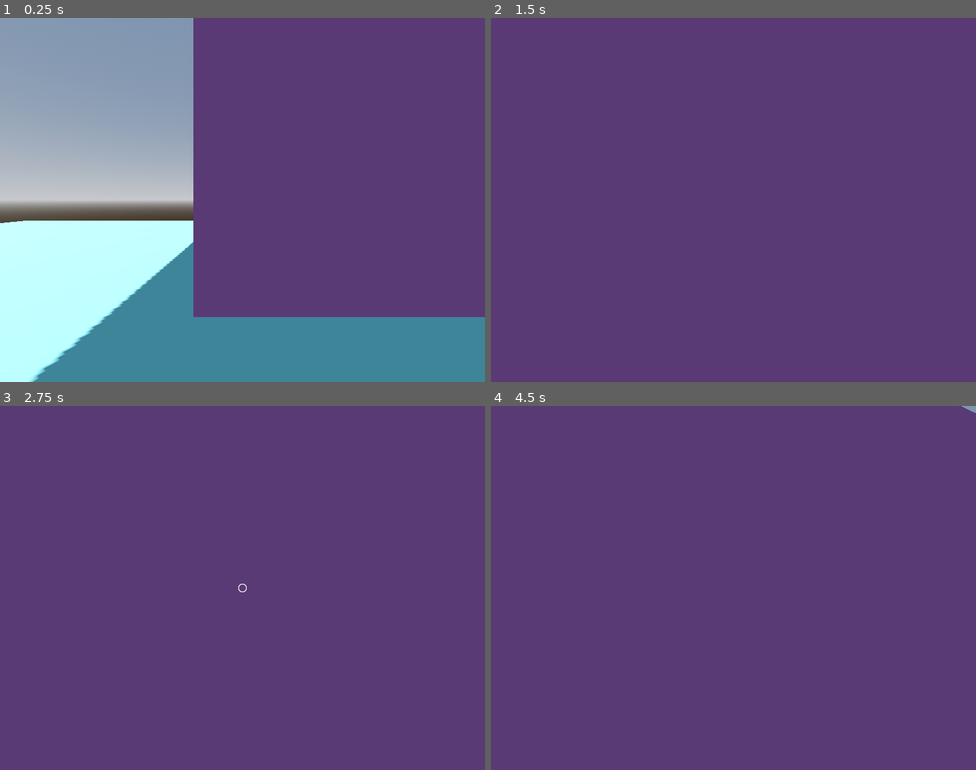
Above: before the commit, frames 1-4 (two rows, left to right).
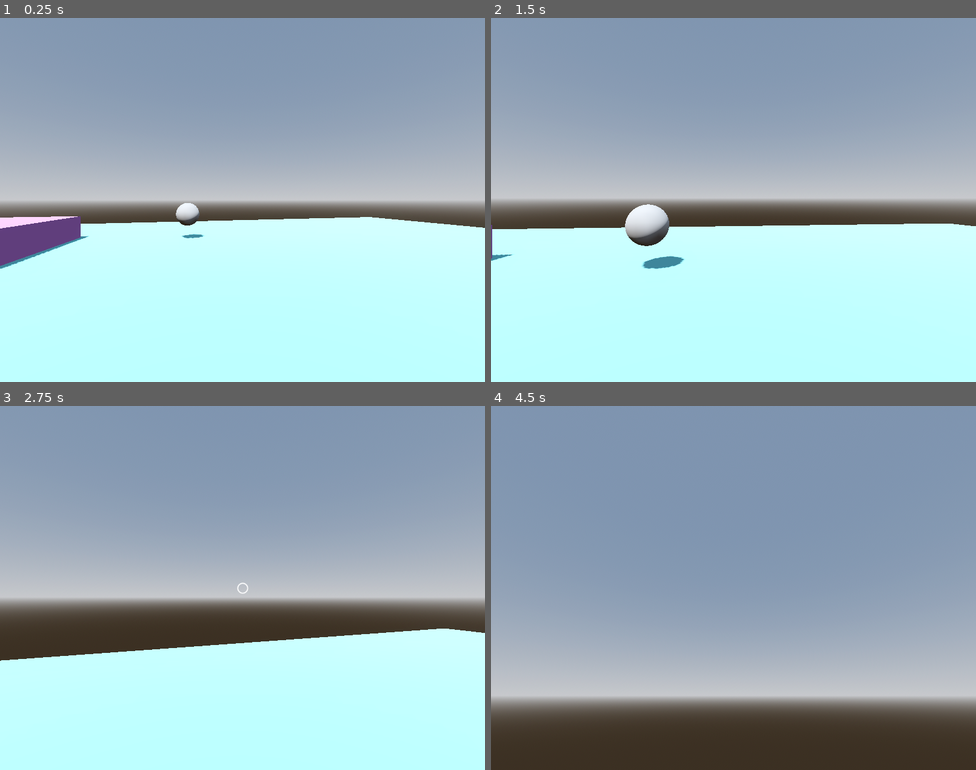
Above: after the commit, the same moments.

Repository: KatRuss/weird-fps
Game: Godot game, scene res://scenes/Level.tscn
Two runs of this game, one before a commit and one after it. Both use one fixed random seed, a clock stepped at 60 frames per second and the inputs below.
Inputs (mouse positions are in pixels of both pictures, inside the frame that each line leads up to):
- Up to frame 1 (0.25 s): no input
- Up to frame 2 (1.5 s): tap Enter (ui_accept) at 0.5, 0.77 s; move the mouse to (757, 200) at 0.52 s; hold Shift (interact_mode) 0.53-1.28 s; hold W (forwards) from 0.53 s (still down); move the mouse to (709, 200) at 1.27 s; tap Shift (interact_mode) at 1.35 s
- Up to frame 3 (2.75 s): keep holding W (forwards); tap Enter (ui_accept) at 1.52 s; move the mouse to (252, 580) at 2.02 s; hold Shift (interact_mode) from 2.03 s (still down)
- Up to frame 4 (4.5 s): move the mouse to (709, 660) at 2.77 s; release Shift (interact_mode) at 2.78 s; tap Shift (interact_mode) at 2.85, 4.35 s; click (709, 660) at 2.92 s; tap Enter (ui_accept) at 3.02, 3.77 s; move the mouse to (767, 591) at 3.52 s; hold Shift (interact_mode) 3.53-4.28 s; move the mouse to (588, 533) at 4.27 s; release W (forwards) at 4.28 s; hold A (left) from 4.28 s (still down); click (588, 533) at 4.42 s

The runs differ from the first frame. In frame 1, 69% of the frame differs, in the area x 0-100%, y 0-100%; in frame 2, 100%; in frame 3, 100%; in frame 4, 100%.

Commit message:
feat: interactables can do multiple actions

Diff:
--- a/scenes/Level.tscn
+++ b/scenes/Level.tscn
@@ -42,6 +42,7 @@
 material = SubResource("StandardMaterial3D_f3ivi")
 
 [node name="Player" parent="." instance=ExtResource("1_pnhyq")]
+transform = Transform3D(-0.968431, 0, 0.249281, 0, 1, 0, -0.249281, 0, -0.968431, 0, 1.50789, 0)
 
 [node name="TestInteractable" parent="." instance=ExtResource("3_otvdq")]
 
@@ -55,8 +56,8 @@
 layout_mode = 0
 offset_left = 201.0
 offset_top = 124.0
-offset_right = 221.0
-offset_bottom = 144.0
+offset_right = 226.0
+offset_bottom = 149.0
 mouse_filter = 2
 texture = ExtResource("4_1wcia")
 expand_mode = 2
@@ -68,13 +69,15 @@
 anchors_preset = 1
 anchor_left = 1.0
 anchor_right = 1.0
-offset_top = -17.0
-offset_right = 123.0
+offset_left = 3.0
+offset_top = -26.0
+offset_right = 126.0
+offset_bottom = -2.0
 grow_horizontal = 0
 theme_override_colors/font_outline_color = Color(0, 0, 0, 1)
 theme_override_constants/outline_size = 2
 theme_override_fonts/font = ExtResource("6_d3iyp")
-theme_override_font_sizes/font_size = 12
+theme_override_font_sizes/font_size = 18
 text = "Object"
 vertical_alignment = 1
 uppercase = true
--- a/scenes/objects/test_interactable.tscn
+++ b/scenes/objects/test_interactable.tscn
@@ -1,17 +1,24 @@
-[gd_scene load_steps=6 format=3 uid="uid://doiipenxh4gkv"]
+[gd_scene load_steps=9 format=3 uid="uid://doiipenxh4gkv"]
 
 [ext_resource type="Script" path="res://scripts/Interactable.gd" id="1_igt1c"]
 [ext_resource type="Resource" uid="uid://cw2l5ppoygcf5" path="res://resources/player/player_data.tres" id="2_cc6n8"]
 [ext_resource type="Script" path="res://scripts/InteractComponent.gd" id="2_gixv8"]
+[ext_resource type="Script" path="res://scripts/PickupComponent.gd" id="4_1v2lj"]
+[ext_resource type="Script" path="res://scripts/resources/item.gd" id="5_uaixa"]
 
 [sub_resource type="BoxShape3D" id="BoxShape3D_8a6ps"]
 
 [sub_resource type="SphereMesh" id="SphereMesh_72hbk"]
 
-[node name="TestInteractable" type="StaticBody3D" node_paths=PackedStringArray("interact_action")]
+[sub_resource type="Resource" id="Resource_wspw6"]
+script = ExtResource("5_uaixa")
+name = "Test"
+description = ""
+
+[node name="TestInteractable" type="StaticBody3D" node_paths=PackedStringArray("interact_actions")]
 transform = Transform3D(1, 0, 0, 0, 1, 0, 0, 0, 1, -0.123889, 1.29862, 9.8876)
 script = ExtResource("1_igt1c")
-interact_action = NodePath("InteractComponent")
+interact_actions = NodePath("Interactables")
 player_data = ExtResource("2_cc6n8")
 
 [node name="CollisionShape3D" type="CollisionShape3D" parent="."]
@@ -20,9 +27,14 @@
 [node name="MeshInstance3D" type="MeshInstance3D" parent="."]
 mesh = SubResource("SphereMesh_72hbk")
 
-[node name="InteractComponent" type="Node" parent="."]
+[node name="Interactables" type="Node" parent="."]
+
+[node name="InteractComponent" type="Node" parent="Interactables"]
 script = ExtResource("2_gixv8")
-interactName = "Test Message"
+
+[node name="PickupComponent" type="Node" parent="Interactables"]
+script = ExtResource("4_1v2lj")
+itemToPickup = SubResource("Resource_wspw6")
 
 [connection signal="input_event" from="." to="." method="_on_input_event"]
 [connection signal="mouse_exited" from="." to="." method="_on_mouse_exited"]
--- a/scripts/InteractComponent.gd
+++ b/scripts/InteractComponent.gd
@@ -1,7 +1,5 @@
 extends Node
 class_name InteractComponent
 
-@export var interactName: String
-
-func interact():
+func do(player_data: PlayerData):
 	print("THIS IS A VIRTUAL FUNCTION THAT SHOULD HAVE BEEN IMPLEMENTED BY THIS OBJECT.")
--- a/scripts/Interactable.gd
+++ b/scripts/Interactable.gd
@@ -1,6 +1,7 @@
 extends StaticBody3D
 
-@export var interact_action: InteractComponent
+@export var interactable_name: String = "[[UNAMED OBJECT]]"
+@export var interact_actions: Node
 @export var player_data: PlayerData
 
 var can_interact = false
@@ -11,16 +12,15 @@
 		var distance = global_position.distance_to(get_viewport().get_camera_3d().global_position)
 		if distance <= 4:
 			can_interact = true
-			player_data.looking_at = interact_action
+			player_data.looking_at = interactable_name
 		else:
 			can_interact = false
-			player_data.looking_at = null
+			player_data.looking_at = ""
 	if event is InputEventMouseButton:
 		if event.pressed and can_interact:
-			interact_action.interact()
-
-
+			for action in interact_actions.get_children():
+				action.do(player_data)
 
 func _on_mouse_exited():
 	can_interact = false
-	player_data.looking_at = null
+	player_data.looking_at = ""
--- /dev/null
+++ b/scripts/PickupComponent.gd
@@ -0,0 +1,8 @@
+extends InteractComponent
+class_name PickupComponent
+
+@export var itemToPickup: Item
+
+func do(player_data: PlayerData):
+	print("Picked up: " + itemToPickup.name)
+	player_data.inventory.append(itemToPickup)
--- a/scripts/Player.gd
+++ b/scripts/Player.gd
@@ -2,12 +2,12 @@
 
 
 @export var player_data: PlayerData
-
 @onready var head = $Head
 @onready var camera = $Head/Camera
 
 # Get the gravity from the project settings to be synced with RigidBody nodes.
 var gravity = ProjectSettings.get_setting("physics/3d/default_gravity")
+var speed: float = 0
 
 func _unhandled_input(event):
 	if event is InputEventMouseMotion:
@@ -40,16 +40,22 @@
 		player_data.is_interacting = false
 		Input.set_mouse_mode(Input.MOUSE_MODE_CAPTURED)
 
+	if player_data.is_interacting:
+		speed = player_data.interact_speed
+	else:
+		speed = player_data.base_speed
+
 	# Get the input direction and handle the movement/deceleration.
 	# As good practice, you should replace UI actions with custom gameplay actions.
 	var input_dir = Input.get_vector("left", "right", "forwards", "backwards")
-	var direction = (head.transform.basis * Vector3(input_dir.x, 0, input_dir.y)).normalized()
+	var direction = (head.global_transform.basis * Vector3(input_dir.x, 0, input_dir.y)).normalized()
 	if direction:
-		velocity.x = direction.x * player_data.base_speed
-		velocity.z = direction.z * player_data.base_speed
+		velocity.x = direction.x * speed
+		velocity.z = direction.z * speed
 	else:
 		velocity.x = 0.0
 		velocity.z = 0.0
+
 	player_data.t_bob += delta * velocity.length() * float(is_on_floor())
 	camera.transform.origin = headbob(player_data.t_bob)
 	move_and_slide()
--- a/scripts/UI/CursorRing.gd
+++ b/scripts/UI/CursorRing.gd
@@ -8,8 +8,8 @@
 	if playerData.is_interacting:
 		position = get_global_mouse_position() - (size / 2)
 		visible = true
-		if playerData.looking_at != null:
-			cursor_label.text = playerData.looking_at.interactName
+		if playerData.looking_at != "":
+			cursor_label.text = playerData.looking_at
 		else:
 			cursor_label.text = ""
 	else:
--- /dev/null
+++ b/scripts/resources/item.gd
@@ -0,0 +1,5 @@
+extends Resource
+class_name Item
+
+@export var name: String
+@export var description: String
--- a/scripts/resources/player_data.gd
+++ b/scripts/resources/player_data.gd
@@ -12,7 +12,9 @@
 @export var bob_freq: float
 @export var bob_amp: float
 
+var inventory: Array[Item] = []
+
 # Non-Modifiable public variables
 var t_bob: float = 0.0
 var is_interacting = false
-var looking_at: InteractComponent
+var looking_at: String
